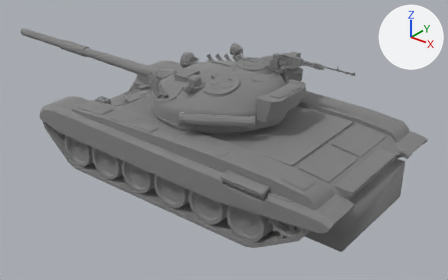
An edit to the glTF model tools/source_models/t72_rambo.glb, drawn before and after from the same camera.
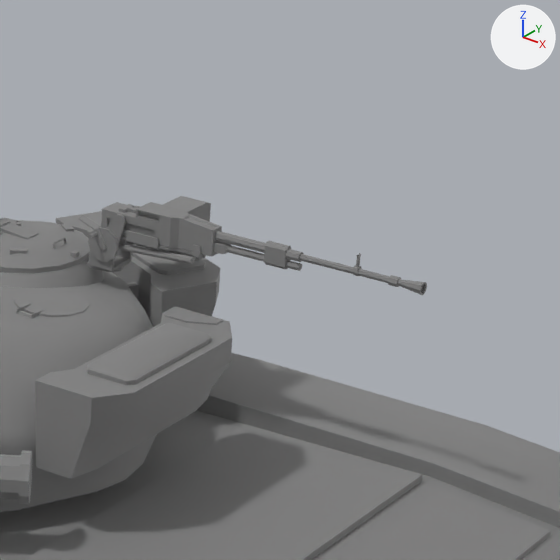
Each version appears first whole from a 50 mm lens placed at (6.92, -8.26, 5.98), pointed at (0.0, 0.39, 0.61), and next in a close-up on the part from 55% to 87% of the width and 1% to 51% of the height. The axes (+X, +Y, +Z) are drawn at upper right. The lights are the same throughout. The last two pictures show the newer version. Vertices at exactly the same position are counted once.

The scene before the commit, as lines of its bpy script (objects in view):
```python
me_hull = bpy.data.meshes.new('Hull')
me_hull.from_pydata(...)  # 2061 vertices, 3551 faces; spans x -3.08..3.58, y -1.77..1.72, z 0.43..1.57
me_hull.materials.append(mat_material_0)  # its picture is missing
me_turret = bpy.data.meshes.new('Turret')
me_turret.from_pydata(...)  # 3211 vertices, 5508 faces; spans x -1.08..2.53, y -1.42..1.44, z 1.37..2.58
me_turret.materials.append(mat_material_0)  # its picture is missing
ob_hull = bpy.data.objects.new('Hull', me_hull)
ob_hull.location = (0.0, 0.0, 0.0)
ob_turret = bpy.data.objects.new('Turret', me_turret)
ob_turret.location = (0.0, 0.0, 0.0)
```
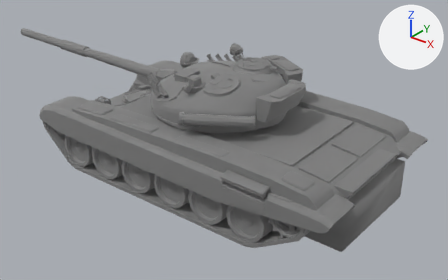
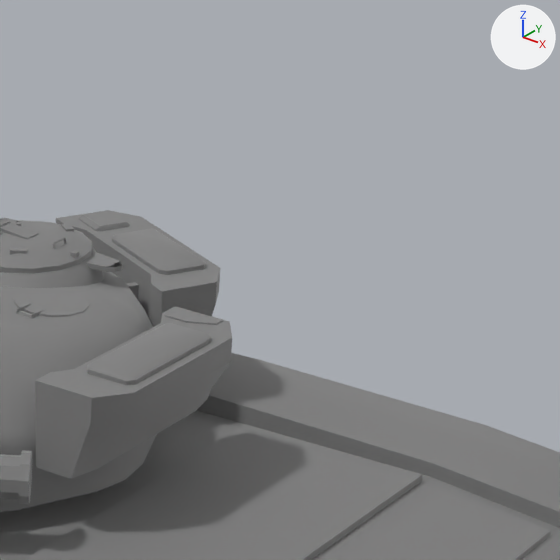
What differs and where, as boxes [x1, y1, x2, y2] in the close-ups (560 x 560 px):
```json
{"object": "Turret", "change": "reshaped", "before": [0, 196, 427, 512], "after": [0, 210, 232, 512]}
{"part": 1, "of": "me_turret", "change": "deleted", "before": [88, 196, 427, 295]}
```

The change, as JSON lines over the scene's bpy script:
```json
{"block": "me_turret", "where": "# used by ob_turret; location = (0.0, 0.0, 0.0)"}
{"op": "remove", "block": "me_turret", "code": "me_turret.from_pydata(...)  # 3211 vertices, 5508 faces; spans x -1.08..2.53, y -1.42..1.44, z 1.37..2.58"}
{"op": "add", "block": "me_turret", "code": "me_turret.from_pydata(...)  # 2639 vertices, 4508 faces; spans x -1.08..1.78, y -1.42..1.44, z 1.37..2.58"}
{"block": "me_turret", "change": "me_turret part 1: 21 loose pieces with 572 vertices, spanning x 0.9..2.53, y 0.52..1.04, z 2.24..2.56, are deleted"}
{"block": "me_turret", "change": "other edits to the shape of me_turret do not show in these pictures"}
```
